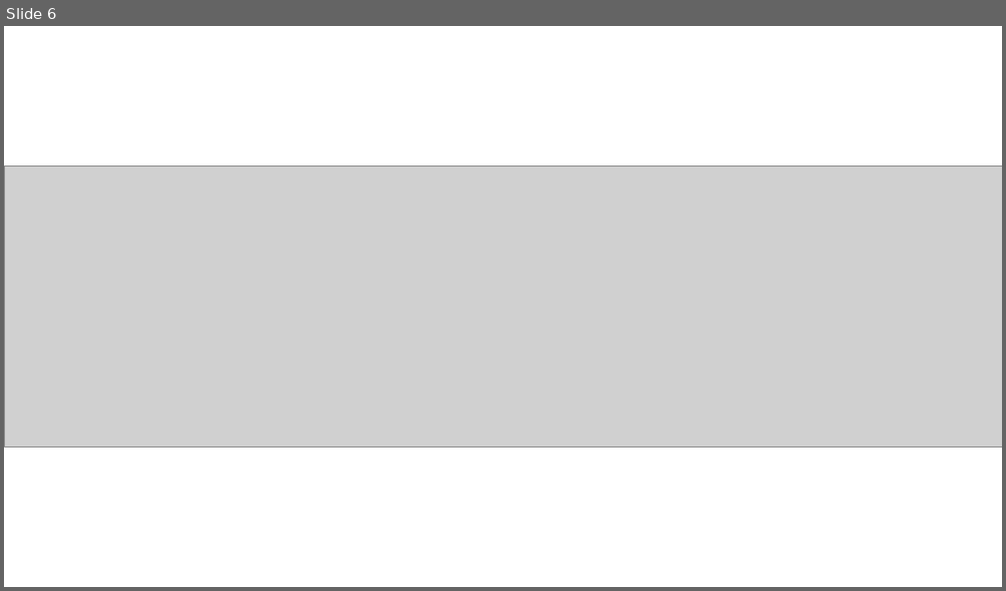
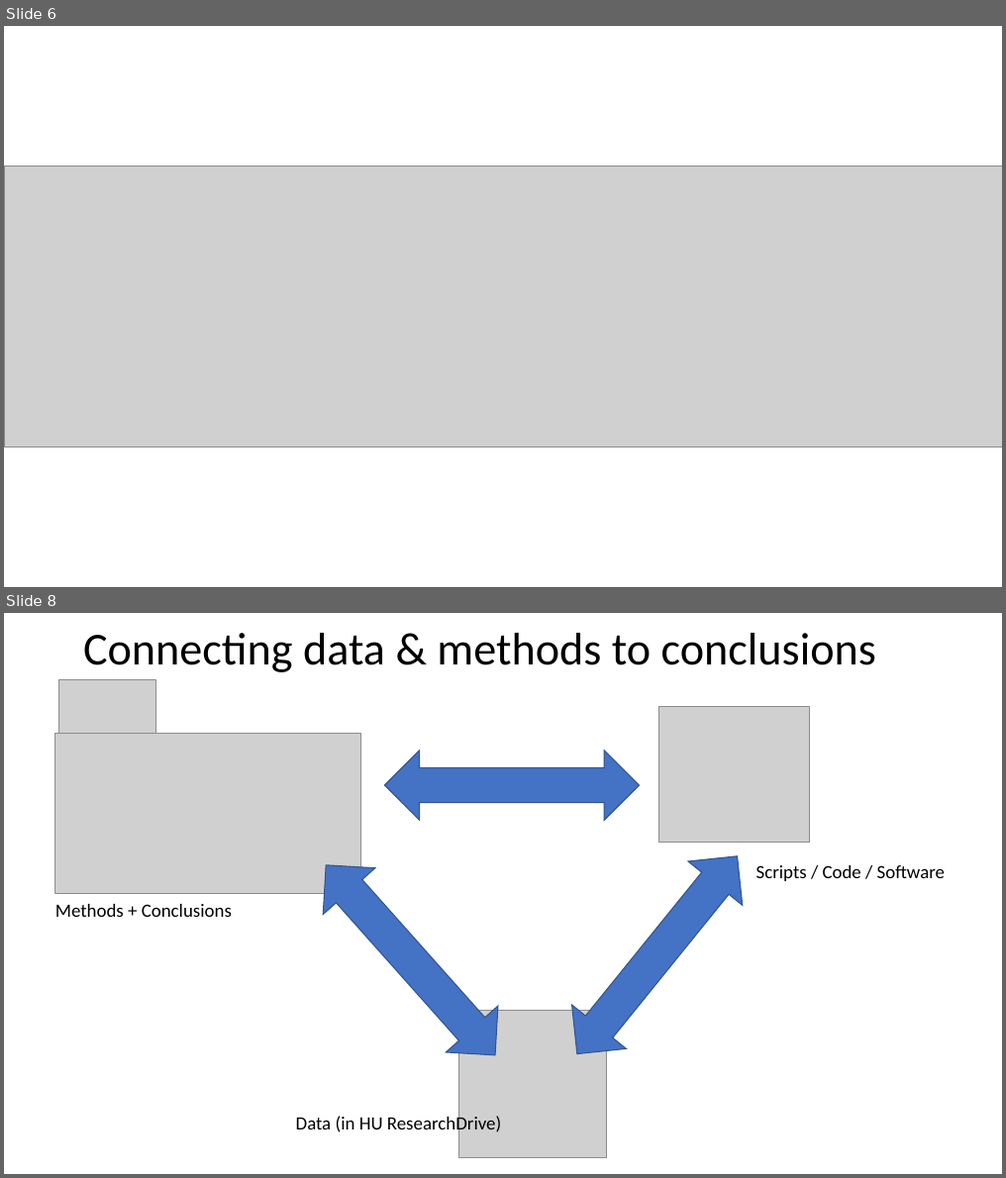
Before and after one commit to uashogeschoolutrecht/work_flows, a slide deck: images/Presentatie1.pptx. Shown one above the other, each under a label of ours: slide 6 before the commit, slides 6 and 8 after it; the slides between them are not shown. The pictures are 1006x591 and 1006x1178 pixels, drawn with LibreOffice and Linux fonts; fonts in the diff are those of the drawing; grey boxes stand for pictures. Boxes give left, top, right and bottom in pixels: in the first picture for what was removed or moved away, otherwise in the second. Text is boxed around its words. In the diff, an @@ line names an element or a change of style, - is before the commit and + after.

```diff
--- a/images/Presentatie1.pptx
+++ b/images/Presentatie1.pptx
@@ slide 8 added at [4, 613, 1002, 1174], background #FFFFFF @@
@@ title added at [83, 633, 876, 672], 44 pt, text #000000 @@
+Connecting data & methods to conclusions
@@ picture added at [58, 679, 155, 734] @@
@@ picture added at [659, 707, 810, 842] @@
@@ picture added at [54, 733, 360, 894] @@
@@ left right arrow added at [384, 751, 639, 820], fill #4472C4, outline #325491 1 pt @@
@@ left right arrow added at [300, 842, 521, 1078], fill #4472C4, outline #325491 1 pt @@
@@ left right arrow added at [550, 835, 764, 1076], fill #4472C4, outline #325491 1 pt @@
@@ text added at [756, 865, 944, 881], 18 pt, text #000000 @@
+Scripts / Code / Software
@@ text added at [55, 904, 232, 917], 18 pt, text #000000 @@
+Methods + Conclusions
@@ picture added at [459, 1011, 607, 1158] @@
@@ text added at [296, 1114, 501, 1135], 18 pt, text #000000 @@
+Data (in HU ResearchDrive)
```
Also in this commit, not shown: 1 other slide added, 10 other files.
